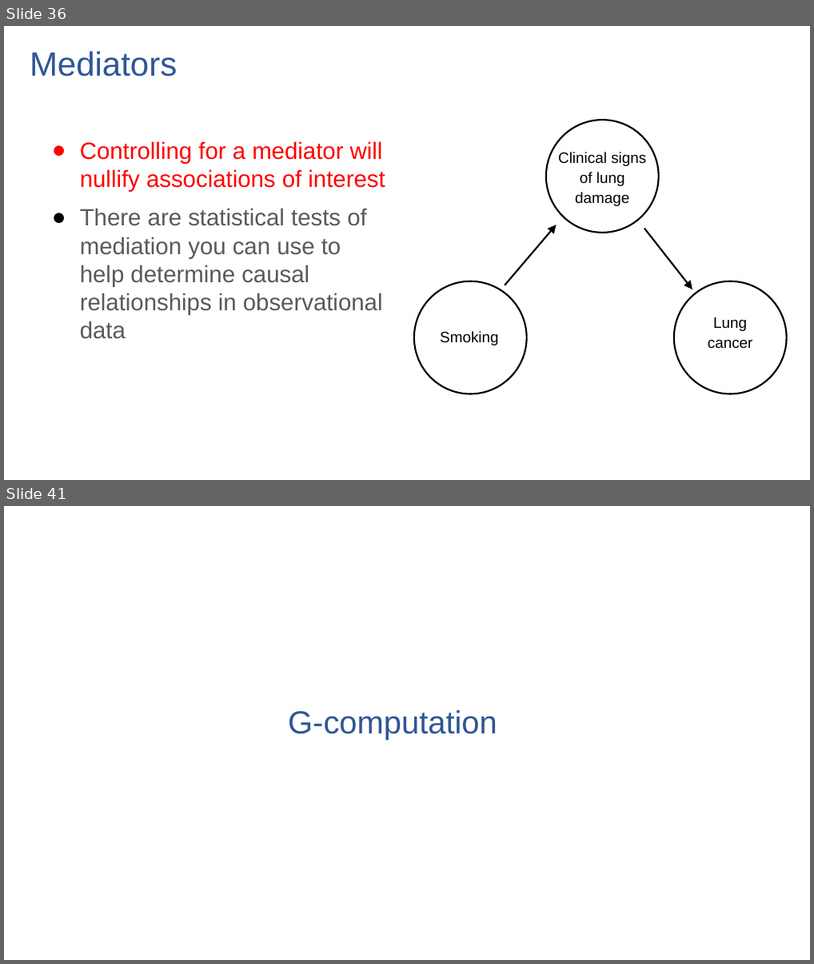
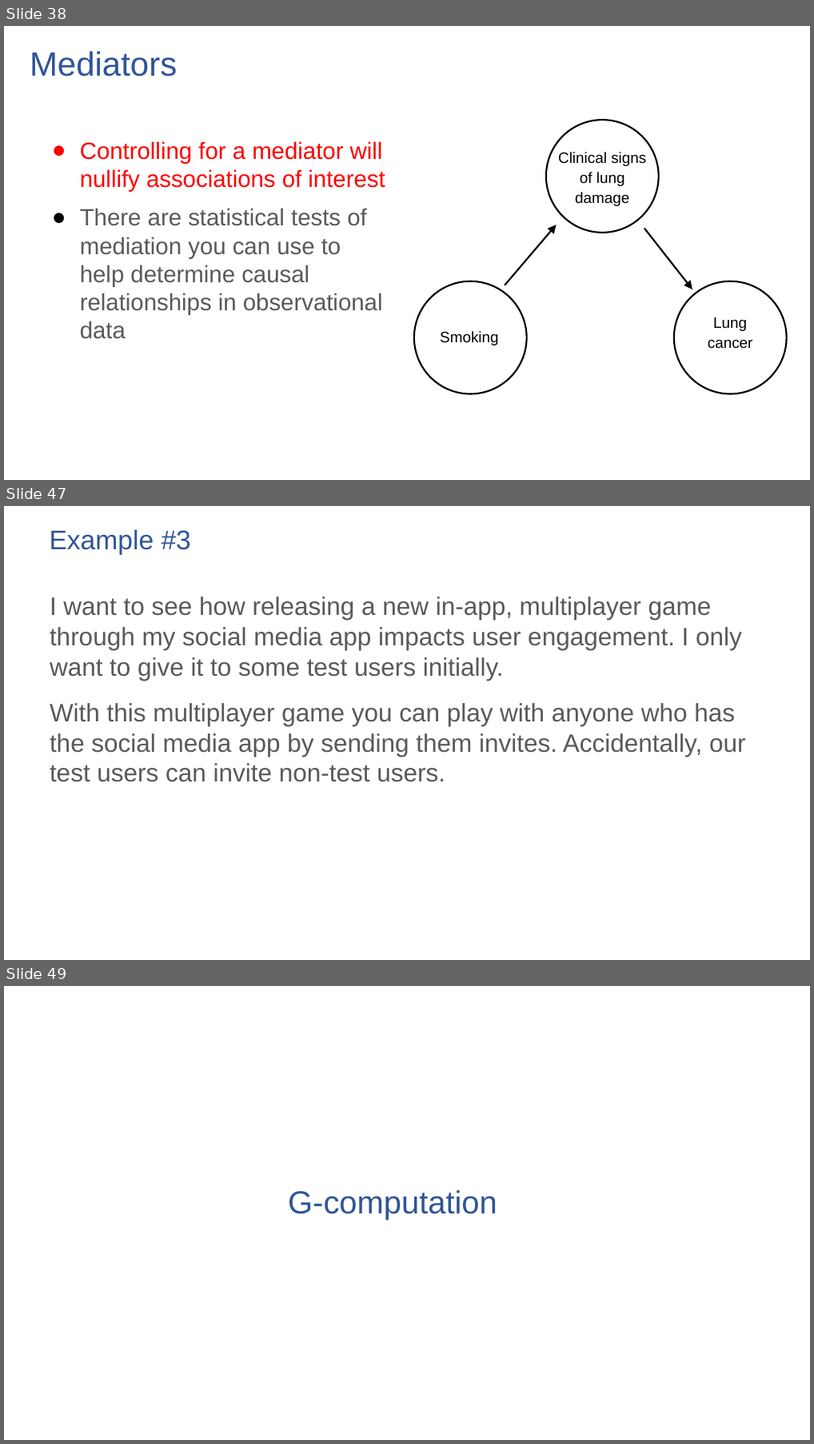
Before and after one commit to ronikobrosly/pydata_nyc_2022, a slide deck: slides/tutorial_slides.pptx. Shown one above the other, each under a label of ours: slides 36 and 41 before the commit, slides 38, 47 and 49 after it; the slides between them are not shown. The pictures are 814x964 and 814x1444 pixels, drawn with LibreOffice and Linux fonts; fonts in the diff are those of the drawing. Boxes give left, top, right and bottom in pixels: in the first picture for what was removed or moved away, otherwise in the second. Text is boxed around its words. In the diff, an @@ line names an element or a change of style, - is before the commit and + after.

```diff
--- a/slides/tutorial_slides.pptx
+++ b/slides/tutorial_slides.pptx
@@ slide 47 added at (4, 506, 810, 960), background #FFFFFF @@
@@ text added at (50, 529, 191, 555), 32 pt, text #2F5597 @@
+Example #3
@@ text added at (50, 596, 746, 782), 30 pt, text #595959 @@
+I want to see how releasing a new in-app, multiplayer game through my social media app impacts user engagement. I only want to give it to some test users initially.
+With this multiplayer game you can play with anyone who has the social media app by sending them invites. Accidentally, our test users can invite non-test users.
@@ what was slide 36 is now slide 38 @@
@@ what was slide 41 is now slide 49 @@
```
Also in this commit, not shown: 4 slides changed, 12 other slides added, 4 slides removed, 6 other files.
